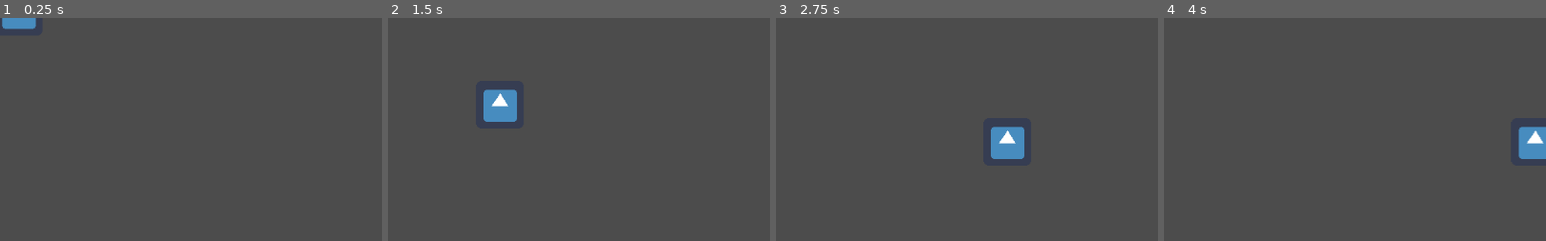
Above: before the commit, frames 1-4 (left to right).
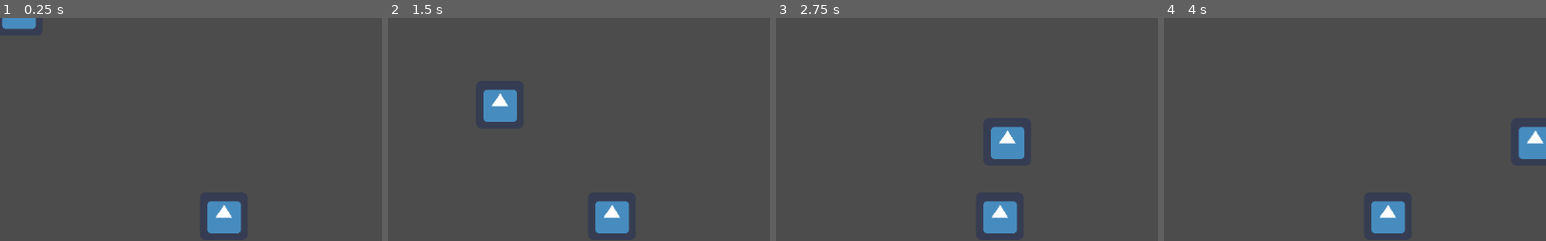
Above: after the commit, the same moments.

Repository: vadim-ilyn/godot-nodes
Game: Godot game, scene res://TweensTimeline/Main.tscn
Same seed, same stepped clock (60 frames per second), same inputs: the game is played once before the commit and once after it. The engine's default icon, where the game draws it, is replaced by a stand-in: a white triangle on a blue panel in a dark square.
Inputs (mouse positions are % of the whole screen's width and height, from its top left):
- Up to frame 1 (0.25 s): no input
- Up to frame 2 (1.5 s): move the mouse to (72, 45) at 0.52 s; click (72, 45) at 0.67 s; move the mouse to (30, 55) at 1.27 s; click (30, 55) at 1.42 s
- Up to frame 3 (2.75 s): move the mouse to (60, 28) at 2.02 s; click (60, 28) at 2.17 s
- Up to frame 4 (4 s): move the mouse to (45, 70) at 2.77 s; click (45, 70) at 2.92 s; move the mouse to (80, 65) at 3.52 s; click (80, 65) at 3.67 s
The pictures show only the part of the screen within x 0-50%, y 6-56%; the shares and areas given below are measured in that part.

The runs differ from the first frame. In frame 1, 1.3% of the frame differs, in the area x 54-64%, y 82-97%; in frame 2, 1.3%; in frame 3, 1.3%; in frame 4, 1.3%.

Commit message:
Updated resources

Diff:
--- /dev/null
+++ b/Autoload/Autoload.tscn
@@ -0,0 +1,3 @@
+[gd_scene format=2]
+
+[node name="Node2D" type="Node2D"]
--- /dev/null
+++ b/CircleProgressBar/CircleProgressBar.gd
@@ -0,0 +1,30 @@
+extends Node2D
+
+var value = 0
+
+func _ready():
+	#set_value(15)
+	pass
+
+func set_value(value):
+	assert(value >= 0 and value <= 100)
+	var angle = int(360 * (value / 100.0))
+
+	get_node("Left/CircleBack").set_visible(angle < 360)
+	get_node("Right/CircleBack").set_visible(angle < 180)
+
+	get_node("Left/CircleFront").set_visible(angle > 180)
+	get_node("Right/CircleFront").set_visible(angle > 0)
+
+	if angle == 0 :
+		get_node("Right/CircleBack").set_rotation(deg2rad(180))
+	elif angle <= 180 :
+		get_node("Right/CircleBack").set_rotation(deg2rad(180 + angle))
+		get_node("Right/CircleFront").set_rotation(deg2rad(angle))
+	else :
+		get_node("Right/CircleFront").set_rotation(deg2rad(180))
+		get_node("Left/CircleBack").set_rotation(deg2rad(180 - (360 - angle)))
+		get_node("Left/CircleFront").set_rotation(deg2rad(angle))
+
+func get_value():
+	return value
--- /dev/null
+++ b/CircleProgressBar/CircleProgressBar.tscn
@@ -0,0 +1,56 @@
+[gd_scene load_steps=7 format=2]
+
+[ext_resource path="res://CommonObjects/CircleProgressBar/CircleProgressBar.gd" type="Script" id=1]
+[ext_resource path="res://Resources/CircleProgressBar/Bg.png" type="Texture" id=2]
+[ext_resource path="res://CommonObjects/CircleProgressBar/Left.gd" type="Script" id=3]
+[ext_resource path="res://Resources/CircleProgressBar/Back.png" type="Texture" id=4]
+[ext_resource path="res://Resources/CircleProgressBar/Front.png" type="Texture" id=5]
+[ext_resource path="res://CommonObjects/CircleProgressBar/Right.gd" type="Script" id=6]
+
+[node name="Circle" type="Node2D"]
+script = ExtResource( 1 )
+
+[node name="Left" type="Sprite" parent="."]
+texture = ExtResource( 2 )
+centered = false
+region_enabled = true
+region_rect = Rect2( 0, 0, 400, 800 )
+script = ExtResource( 3 )
+
+[node name="CircleBack" type="Sprite" parent="Left"]
+visible = false
+position = Vector2( 400, 400 )
+texture = ExtResource( 4 )
+centered = false
+offset = Vector2( -327, -327 )
+region_rect = Rect2( 0, 0, 100, 200 )
+
+[node name="CircleFront" type="Sprite" parent="Left"]
+visible = false
+position = Vector2( 400, 400 )
+texture = ExtResource( 5 )
+centered = false
+offset = Vector2( -327, -327 )
+
+[node name="Right" type="Sprite" parent="."]
+position = Vector2( 400, 0 )
+texture = ExtResource( 2 )
+centered = false
+region_enabled = true
+region_rect = Rect2( 400, 0, 400, 800 )
+script = ExtResource( 6 )
+
+[node name="CircleBack" type="Sprite" parent="Right"]
+visible = false
+position = Vector2( 0, 400 )
+texture = ExtResource( 4 )
+centered = false
+offset = Vector2( -327, -327 )
+region_rect = Rect2( 0, 0, 100, 200 )
+
+[node name="CircleFront" type="Sprite" parent="Right"]
+visible = false
+position = Vector2( 0, 400 )
+texture = ExtResource( 5 )
+centered = false
+offset = Vector2( -327, -327 )
--- /dev/null
+++ b/CircleProgressBar/Left.gd
@@ -0,0 +1,4 @@
+extends Sprite
+
+func _draw():
+	VisualServer.canvas_item_set_clip(get_canvas_item(), true)
--- /dev/null
+++ b/CircleProgressBar/Right.gd
@@ -0,0 +1,4 @@
+extends Sprite
+
+func _draw():
+	VisualServer.canvas_item_set_clip(get_canvas_item(), true)
--- /dev/null
+++ b/Dir/Dir.gd
@@ -0,0 +1,31 @@
+# https://docs.godotengine.org/en/latest/classes/class_directory.html?highlight=folder#class-directory-method-list-dir-begin
+class_name Dir
+
+var path = null
+
+func _init(path1):
+    assert(path1.length() > 0)
+    path = path1
+
+# f : funcref
+func for_each(f):
+    _dir_contents(path, f)
+
+func _dir_contents(path, f):
+	var dir = Directory.new()
+	if dir.open(path) == OK:
+		dir.list_dir_begin()
+
+		var entity_name = dir.get_next()
+		while (entity_name != ""):
+			if dir.current_is_dir():
+				if entity_name != "." and entity_name != ".." :
+					_dir_contents(path + entity_name + "/", f)
+			else:
+				var p = path + entity_name
+				if p.find(".import") == -1 :
+					f.call_func(p)
+			entity_name = dir.get_next()
+		dir.list_dir_end()
+	else:
+		print("An error occurred when trying to access the path.")
--- /dev/null
+++ b/Global.gd
@@ -0,0 +1,10 @@
+extends Node
+
+var test = load("res://icon.png")
+
+func _ready():
+	var sprite = Sprite.new()
+	sprite.set_texture(test)
+	# get_tree().get_root().add_child(sprite)
+	add_child(sprite)
+	sprite.set_position(Vector2(300, 300))
--- /dev/null
+++ b/Iap/TestPayment.gd
@@ -0,0 +1,51 @@
+extends Node
+
+const TEST_PRODUCT = "test_product"
+var payment_events_handler
+
+var products_details = {
+	"test_product" : {
+			"product_id" : TEST_PRODUCT,
+			"price" : 1,
+			"description" : "description",
+			"name" : "some product"
+		}
+}
+
+var completed_purchases = {}
+
+func _ready():
+	pass
+
+func set_instance(payment_events_handler_):
+	payment_events_handler = payment_events_handler_
+
+# data : {"product_id": product_id}
+func purchase(data):
+	if data.product_id == TEST_PRODUCT :
+		completed_purchases[TEST_PRODUCT] = data
+		_add_action(TEST_PRODUCT, "purchase_success")
+	else :
+		_add_action(TEST_PRODUCT, "purchase_fail")
+	return 0
+
+func restore_purchases():
+	if completed_purchases.size() > 0 :
+		for key in completed_purchases.keys() :
+			_add_action(completed_purchases[key].product_id, "has_purchased")
+	else :
+		_add_action("", "has_purchased")
+	return 0
+
+# product_ids it is array ["my_product1_id", "my_product2_id, ..."]
+func request_product_detail(product_ids):
+	_add_action(products_details, "product_details_complete")
+	return 0
+
+func _add_action(args, callback):
+	var t = Timer.new()
+	t.set_one_shot(true)
+	t.start(1.0)
+	add_child(t)
+	assert(payment_events_handler)
+	t.connect("timeout", payment_events_handler, callback, [args])
--- a/Android_iap/iap/iap.gd
+++ b/Iap/iap.gd
@@ -7,14 +7,13 @@
 
 # кнопка в настройках для restore purchases, нет автомотического восстановления покупок, только после нажатия на кнопку
 
-# TODO : протестировать
-# https://docs.godotengine.org/en/stable/tutorials/platform/android_in_app_purchases.html
-
+# test play store purchase/requestPurchased:
 # iap.restore_purchases()
 # iap.purchase("android.test.purchased")
 
 var iapAndroid = load("res://Scripts/iap/iapAndroid.gd")
 var iapIOS = load("res://Scripts/iap/iapIOS.gd")
+var iapTest = load("res://Scripts/iap/iapTest.gd")
 
 var payment
 
@@ -28,6 +27,11 @@
 		add_child(events_handle_timer)
 		events_handle_timer.start(1)
 		events_handle_timer.connect("timeout", payment, "on_events_timer_update")
+	elif has_node("/root/TestPayment") :
+		payment = iapTest.new(get_node("/root/TestPayment"))
+
+func is_payment():
+	return payment != null
 
 func bind(show_waiting_animation_impl, on_purchase_success, on_purchase_failed, on_restore_purchase_success, on_restore_purchase_failed, on_product_detail):
 	payment.bind(show_waiting_animation_impl, on_purchase_success, on_purchase_failed, on_restore_purchase_success, on_restore_purchase_failed, on_product_detail)
--- /dev/null
+++ b/Iap/iapTest.gd
@@ -0,0 +1,63 @@
+extends Node
+
+var test_payment
+
+var show_waiting_animation
+var on_purchase_success
+var on_purchase_failed
+var on_restore_purchase_success
+var on_restore_purchase_failed
+var on_product_info
+
+func _init(payment_singleton):
+	test_payment = payment_singleton
+	if test_payment :
+		print("init test payment")
+		test_payment.set_instance(self)
+
+func bind(show_waiting_animation_impl, on_purchase_success_, on_purchase_failed_, on_restore_purchase_success_, on_restore_purchase_failed_, on_product_info_):
+	show_waiting_animation = show_waiting_animation_impl
+	on_purchase_success = on_purchase_success_
+	on_purchase_failed = on_purchase_failed_
+	on_restore_purchase_success = on_restore_purchase_success_
+	on_restore_purchase_failed = on_restore_purchase_failed_
+	on_product_info = on_product_info_
+
+func purchase(product_id):
+	var result = test_payment.purchase({"product_id": product_id})
+	print("# purchase " + str(product_id) + " -> " + str(result))
+	if result == 0 :
+		if show_waiting_animation :
+			show_waiting_animation.call_func()
+
+func restore_purchases():
+	var result = test_payment.restore_purchases()
+	print("# restore purchases " + str(result))
+
+# product_ids it is array ["my_product1_id", "my_product2_id, ..."]
+func request_product_detail(product_ids):
+	var result = test_payment.request_product_detail(product_ids)
+	print("# request_product_info: " + str(result))
+
+# callbacks
+func purchase_success(product_id):
+	print("purchase_success : ", product_id)
+	if on_purchase_success :
+		on_purchase_success.call_func(product_id)
+
+func purchase_fail(product_id):
+	print("purchase_fail")
+	if on_purchase_failed :
+		on_purchase_failed.call_func()
+
+# restore purchases
+func has_purchased(product_id):
+	if product_id == "":
+		print("has_purchased : nothing")
+	else:
+		print("has_purchased : ", product_id)
+		if on_restore_purchase_success :
+			on_restore_purchase_success.call_func(product_id)
+
+func product_details_complete(result):
+	print("product_details_complete : ", result)
--- /dev/null
+++ b/LoadingScreen/Global.gd
@@ -0,0 +1,129 @@
+
+# cache
+var global_cache = []
+var operations_pool = []
+
+var cross_words
+var player_attributes = {coins_amount = 0, level = 0, finished_bonus_words = {}, release_prizes = {}}
+var settings = {music_enabled = true, sound_enabled = true}
+var shop_data
+var levels_map_data
+var game_attributes = {}
+
+# cache logic
+func get_loading_operations_pool():
+	var resources_paths = [] # sprites
+	var sounds_paths = [] # audio
+
+	if RESOURCES_CACHING_ENABLED :
+		var raw_resources_paths = load_resources_paths("Resources")
+		resources_paths = get_correct_paths(raw_resources_paths, "Resources")
+		var raw_sounds_paths = load_resources_paths("Sounds")
+		sounds_paths = get_correct_paths(raw_sounds_paths, "Sounds")
+
+		for i in range(resources_paths.size()):
+			operations_pool.append({method = funcref(self, "load_resource"), args = [resources_paths[i]]})
+		for i in range(sounds_paths.size()):
+			operations_pool.append({method = funcref(self, "load_resource"), args = [sounds_paths[i]]})
+
+	# order is important
+	# первой операцией выполнится "load_cross_words"
+	operations_pool.append({method = funcref(self, "_setup")})
+	operations_pool.append({method = funcref(self, "load_settings")})
+	operations_pool.append({method = funcref(self, "load_levels_map_data")})
+	operations_pool.append({method = funcref(self, "load_shop_data")})
+	operations_pool.append({method = funcref(self, "load_player_attributes")})
+	operations_pool.append({method = funcref(self, "load_game_attributes")})
+	operations_pool.append({method = funcref(self, "load_cross_words")})
+
+	return operations_pool
+
+func load_resource(args):
+	var path = args[0]
+	# print(path)
+	global_cache.append(load(path))
+
+
+func load_cross_words():
+	var file = File.new()
+	file.open("res://data.json", file.READ)
+	var text = file.get_as_text()
+	cross_words = parse_json(text)
+	file.close()
+
+func load_game_attributes():
+	var file = File.new()
+	file.open("res://GameAttributes.json", file.READ)
+	var text = file.get_as_text()
+	game_attributes = parse_json(text)
+	file.close()
+
+func load_shop_data():
+	var file = File.new()
+	file.open("res://UI/Shop/ShopData.json", file.READ)
+	var text = file.get_as_text()
+	shop_data = parse_json(text)
+	file.close()
+
+func load_levels_map_data():
+	var file = File.new()
+	file.open("res://Scenes/Map/LevelsData.json", file.READ)
+	var text = file.get_as_text()
+	levels_map_data = parse_json(text)
+	file.close()
+
+func load_player_attributes():
+	var save_game = File.new()
+	if not save_game.file_exists("user://save_game.save"):
+		player_attributes.level = game_attributes.init_level
+		player_attributes.coins_amount = game_attributes.init_coins_amount
+		return
+
+	save_game.open("user://save_game.save", File.READ)
+	var text = save_game.get_as_text()
+	var p = parse_json(text)
+	player_attributes.level = p["level"]
+	player_attributes.coins_amount = p["coins_amount"]
+	player_attributes.finished_bonus_words = p["finished_bonus_words"]
+	player_attributes.release_prizes = p["release_prizes"]
+	save_game.close()
+
+func load_settings():
+	var settings_file = File.new()
+	if settings_file.file_exists("user://settings.save"):
+		settings_file.open("user://settings.save", File.READ)
+		var text = settings_file.get_as_text()
+		var p = parse_json(text)
+		settings.music_enabled = p["music_enabled"]
+		settings.sound_enabled = p["sound_enabled"]
+		settings_file.close()
+
+func load_resources_paths(path):
+	var paths = []
+	var file = File.new()
+	path = "res://" + path + "/files.txt"
+	if not file.file_exists(path):
+        print("files not exist")
+	file.open(path, file.READ)
+	while not file.eof_reached():
+        paths.append(file.get_line())
+	file.close()
+
+	return paths
+
+# source :
+# e:\Repository\CrossWords\Resources\beams.png
+# e:\Repository\CrossWords\Resources\beams.png.import
+# result :
+# "res://Resources/beams.png"
+
+func get_correct_paths(raw_paths, root_name):
+	var result = []
+	for i in range(raw_paths.size()):
+		var path = raw_paths[i]
+		var start_index = path.find(root_name)
+		var finish_index = path.length() - 1
+		var p = "res://" + path.substr(start_index, finish_index)
+		if p.find(".import") == -1 :
+			result.append(p.replace("\\", "/"))
+	return result
--- /dev/null
+++ b/LoadingScreen/LoadingScreen.gd
@@ -0,0 +1,32 @@
+extends Node
+
+signal finish
+
+var operations = []
+var total_operations_quantity = 0
+
+var finished = false
+
+func _ready():
+	operations = Global.get_loading_operations_pool()
+	total_operations_quantity = operations.size()
+
+func _process(dt):
+	Global.unused([dt])
+
+	var operations_size = operations.size()
+	if operations_size > 0 :
+		var dict = operations[operations_size - 1]
+		if dict.has("args"):
+			var args = dict.args
+			dict.method.call_func(args)
+		else:
+			dict.method.call_func()
+		operations.remove(operations_size - 1)
+
+		var progress_value = int(float(total_operations_quantity - operations.size()) / total_operations_quantity * 100)
+		get_node("TextureProgress").set_value(progress_value)
+	else :
+		if not finished :
+			finished = true
+			emit_signal("finish")
--- /dev/null
+++ b/LoadingScreen/LoadingScreen.tscn
@@ -0,0 +1,37 @@
+[gd_scene load_steps=5 format=2]
+
+[ext_resource path="res://Scenes/LoadingScreen/LoadingScreen.gd" type="Script" id=1]
+[ext_resource path="res://Resources/LoadingScreen/Background.png" type="Texture" id=2]
+[ext_resource path="res://Resources/LoadingScreen/Progress.png" type="Texture" id=3]
+[ext_resource path="res://Resources/LoadingScreen/Logo.png" type="Texture" id=4]
+
+[node name="LoadingScreen" type="Node"]
+script = ExtResource( 1 )
+
+[node name="Background" type="Sprite" parent="."]
+position = Vector2( 768, 1170 )
+texture = ExtResource( 2 )
+
+[node name="TextureProgress" type="TextureProgress" parent="."]
+visible = false
+anchor_left = 0.5
+anchor_top = 1.0
+anchor_right = 0.5
+anchor_bottom = 1.0
+margin_left = -400.0
+margin_top = -348.0
+margin_right = 400.0
+margin_bottom = -268.0
+value = 50.0
+texture_progress = ExtResource( 3 )
+
+[node name="TextureRect" type="TextureRect" parent="."]
+anchor_left = 0.5
+anchor_top = 0.5
+anchor_right = 0.5
+anchor_bottom = 0.5
+margin_left = -497.5
+margin_top = -154.0
+margin_right = 497.5
+margin_bottom = 154.0
+texture = ExtResource( 4 )
--- /dev/null
+++ b/SceneManager/SceneManager.gd
@@ -0,0 +1,40 @@
+#http://docs.godotengine.org/en/latest/getting_started/step_by_step/singletons_autoload.html#doc-singletons-autoload
+
+extends Node
+
+var instantiated_scenes = {}
+var current_scene = null
+
+func _ready():
+	var root = get_tree().get_root()
+	current_scene = root.get_child(root.get_child_count() - 1)
+	instantiated_scenes[current_scene.get_path()] = current_scene
+
+func _set_enabled(node, state):
+	node.set_process(state)
+	node.set_process_input(state)
+	node.set_physics_process(state)
+	if node.get("visible") :
+		node.set_visible(state)
+
+func goto_scene(path):
+	#current_scene.free()
+	_set_enabled(current_scene, false)
+
+	if instantiated_scenes.has("/root/" + path) :
+		current_scene = instantiated_scenes.get("/root/" + path)
+	else :
+		var s = ResourceLoader.load("res://" + path + ".tscn")
+		current_scene = s.instance()
+		# Add it to the active scene, as child of root.
+		get_tree().get_root().add_child(current_scene)
+		instantiated_scenes[path] = get_tree().get_root().get_node(path)
+
+	_set_enabled(current_scene, true)
+
+func free_scene(path):
+    assert(instantiated_scenes.has(path))
+
+
+# func get_current_scene():
+# 	return current_scene
--- a/project.godot
+++ b/project.godot
@@ -9,12 +9,18 @@
 config_version=4
 
 _global_script_classes=[ {
+"base": "Reference",
+"class": "Dir",
+"language": "GDScript",
+"path": "res://Dir/Dir.gd"
+}, {
 "base": "Object",
 "class": "MyClass",
 "language": "GDScript",
 "path": "res://Class/MyClass.gd"
 } ]
 _global_script_class_icons={
+"Dir": "",
 "MyClass": "res://Class/icon.png"
 }
 
@@ -24,6 +30,10 @@
 run/main_scene="res://TweensTimeline/Main.tscn"
 config/icon="res://icon.png"
 
+[autoload]
+
+Global="*res://Global.gd"
+
 [rendering]
 
 quality/driver/driver_name="GLES2"
Renamed: Android_iap/iap/iapAndroid.gd -> Iap/iapAndroid.gd
Renamed: Android_iap/iap/iapIOS.gd -> Iap/iapIOS.gd
